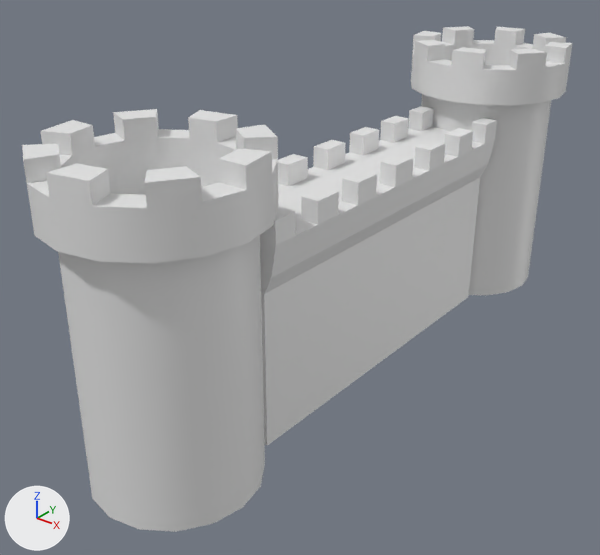
Renders of the FBX model HyperV/HyperVContent/Models/Models_CastleWall.fbx from each side of a commit.
One viewpoint serves both versions: a 50 mm camera at (1.04, -1.46, 1.58) aimed at (-0.64, 0.63, 0.28). The lights are fixed; the arrows at lower left show +X, +Y and +Z. Where no turn or scale is listed for an object, it has been applied to the vertices.
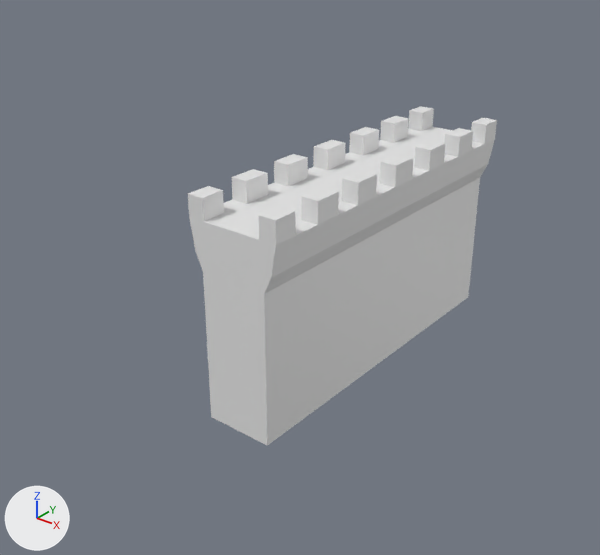
Location of each change, (x1, y1, x2, y2) in pixels of the pictures (600 x 555 px):
'pCylinder1.001', deleted
    before: (22, 109, 278, 532)
'pCylinder1', deleted
    before: (411, 26, 572, 296)

Edits to the bpy script that builds the scene:
```text
Remove ob_pcylinder1:
    ob_pcylinder1 = bpy.data.objects.new('pCylinder1', me_mesh)
    ob_pcylinder1.location = (-0.534, 1.75, 0.534)
Remove ob_pcylinder1_001:
    ob_pcylinder1_001 = bpy.data.objects.new('pCylinder1.001', me_mesh_002)
    ob_pcylinder1_001.location = (-0.534, -0.1, 0.534)
```
